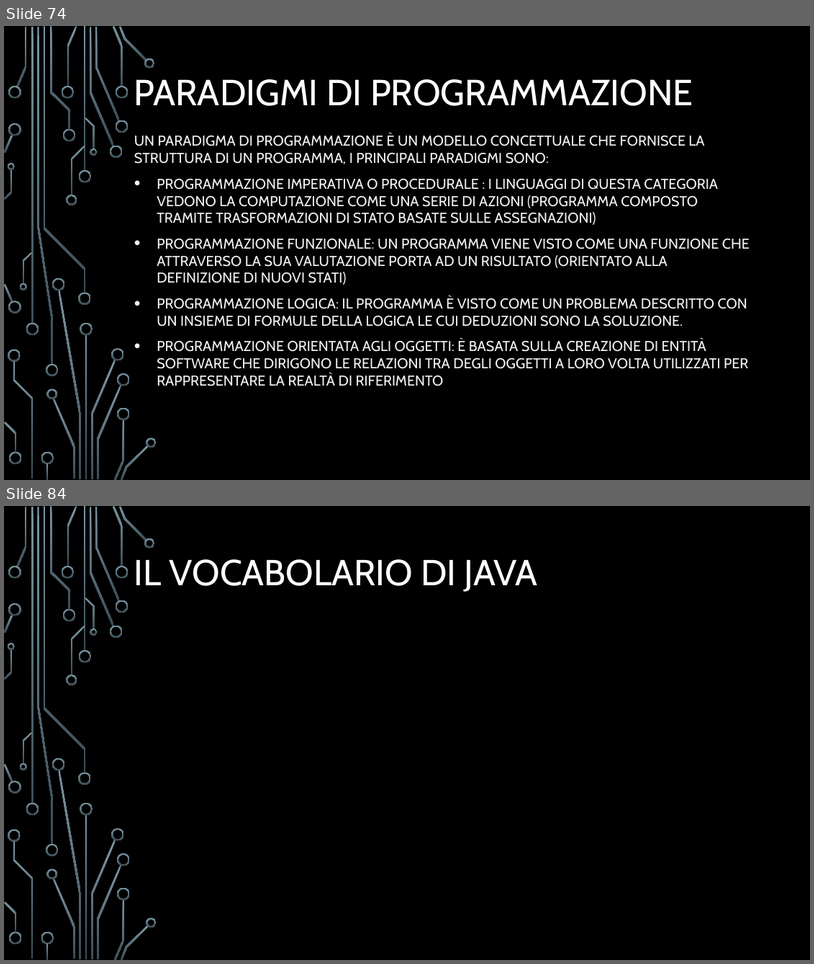
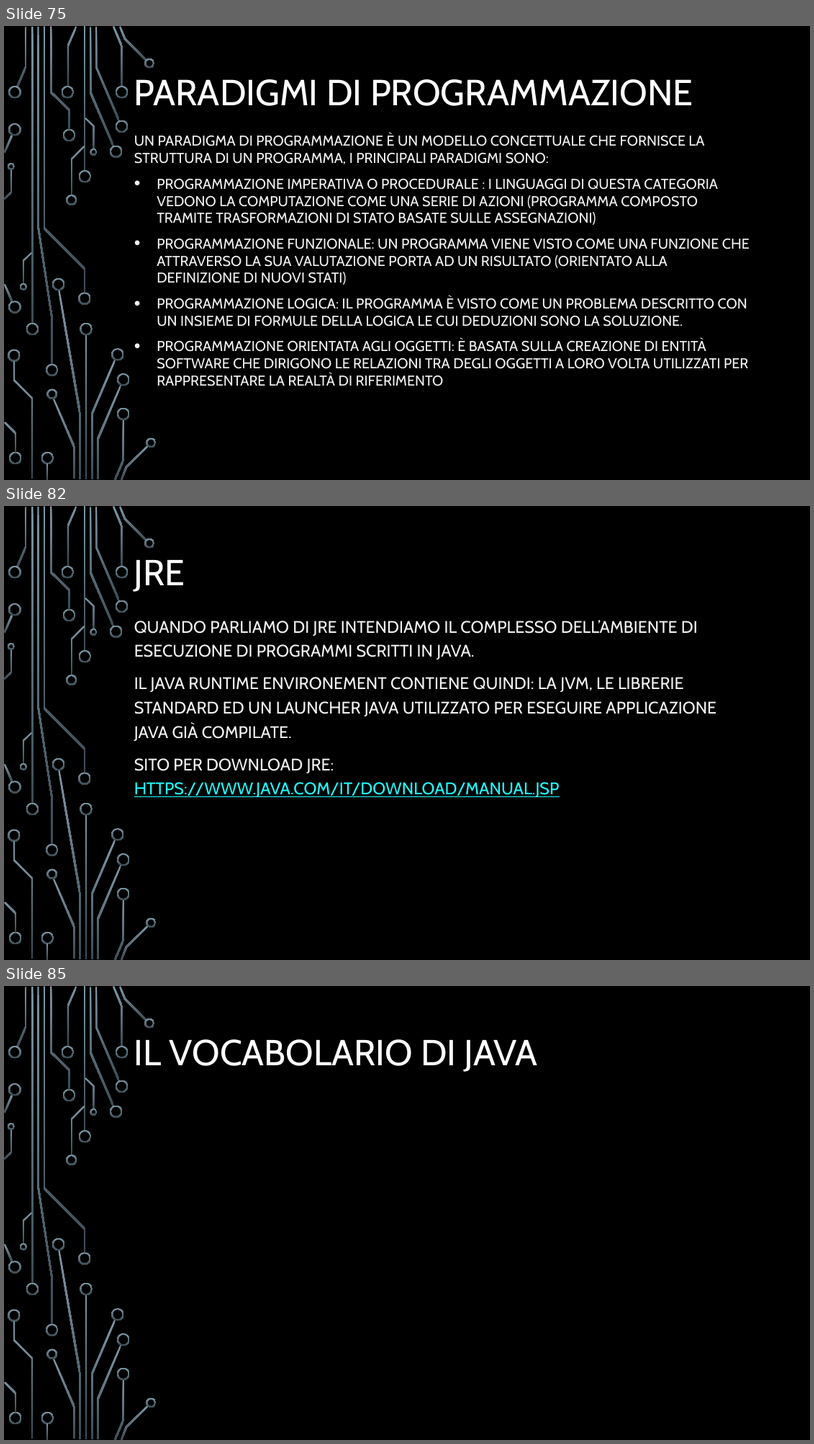
Before and after one commit to Eros-Capo/Corso-Java, a slide deck: Corso Java.pptx. Shown one above the other, each under a label of ours: slides 74 and 84 before the commit, slides 75, 82 and 85 after it; the slides between them are not shown. The pictures are 814x964 and 814x1444 pixels, drawn with LibreOffice and Linux fonts; fonts in the diff are those of the drawing; background and template pictures are left out. Boxes give left, top, right and bottom in pixels: in the first picture for what was removed or moved away, otherwise in the second. Text is boxed around its words. In the diff, an @@ line names an element or a change of style, - is before the commit and + after.

```diff
--- a/Corso Java.pptx
+++ b/Corso Java.pptx
@@ slide 82 added at <box>4,506,810,960</box>, background picture (left out); not listed: 54 template elements that a slide beside it also shows @@
@@ title added at <box>134,560,185,592</box>, 43 pt, text #FFFFFF @@
+JRE
@@ subtitle added at <box>134,620,717,797</box>, 20 pt, text #F2F2F2 @@
+QUANDO PARLIAMO DI JRE INTENDIAMO IL COMPLESSO DELL’AMBIENTE DI ESECUZIONE DI PROGRAMMI SCRITTI IN JAVA.
+IL JAVA RUNTIME ENVIRONEMENT CONTIENE QUINDI: LA JVM, LE LIBRERIE STANDARD ED UN LAUNCHER JAVA UTILIZZATO PER ESEGUIRE APPLICAZIONE JAVA GIÀ COMPILATE.
+SITO PER DOWNLOAD JRE: HTTPS://WWW.JAVA.COM/IT/DOWNLOAD/MANUAL.JSP
@@ what was slide 74 is now slide 75 @@
@@ what was slide 84 is now slide 85 @@
```
Also in this commit, not shown: 16 slides changed, 3 other slides added, 3 slides removed, 6 other files.
